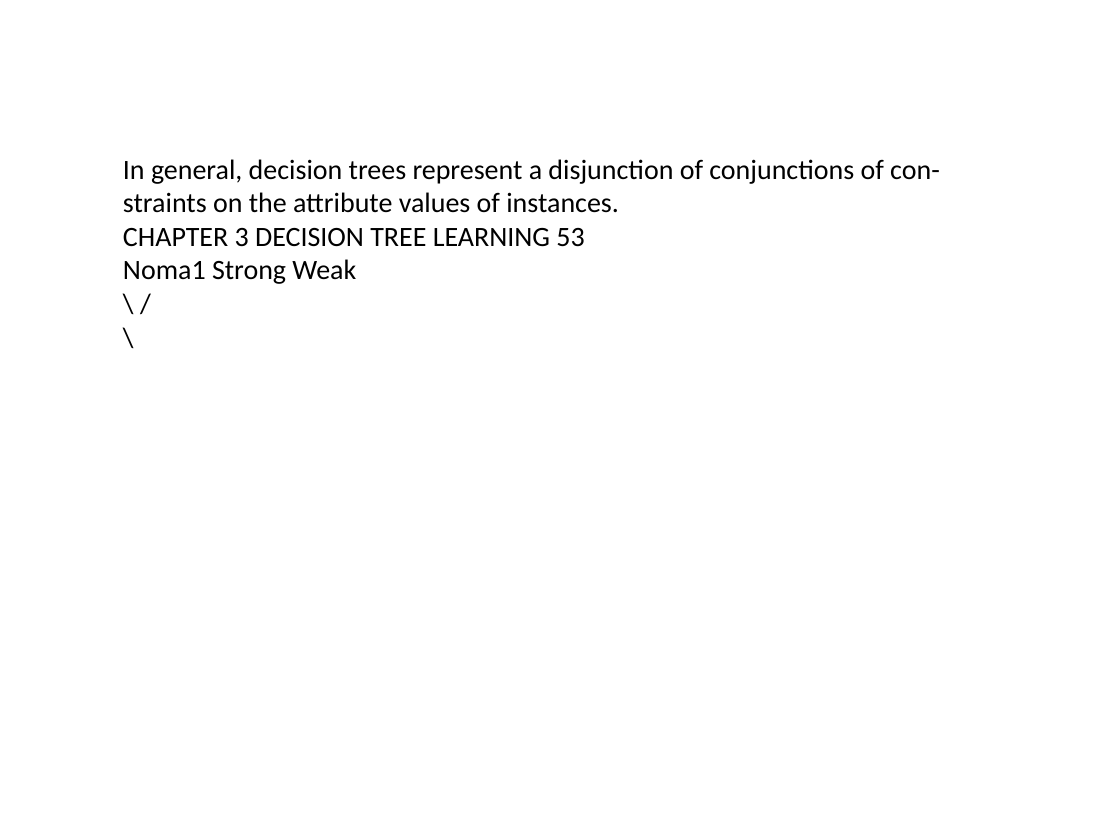
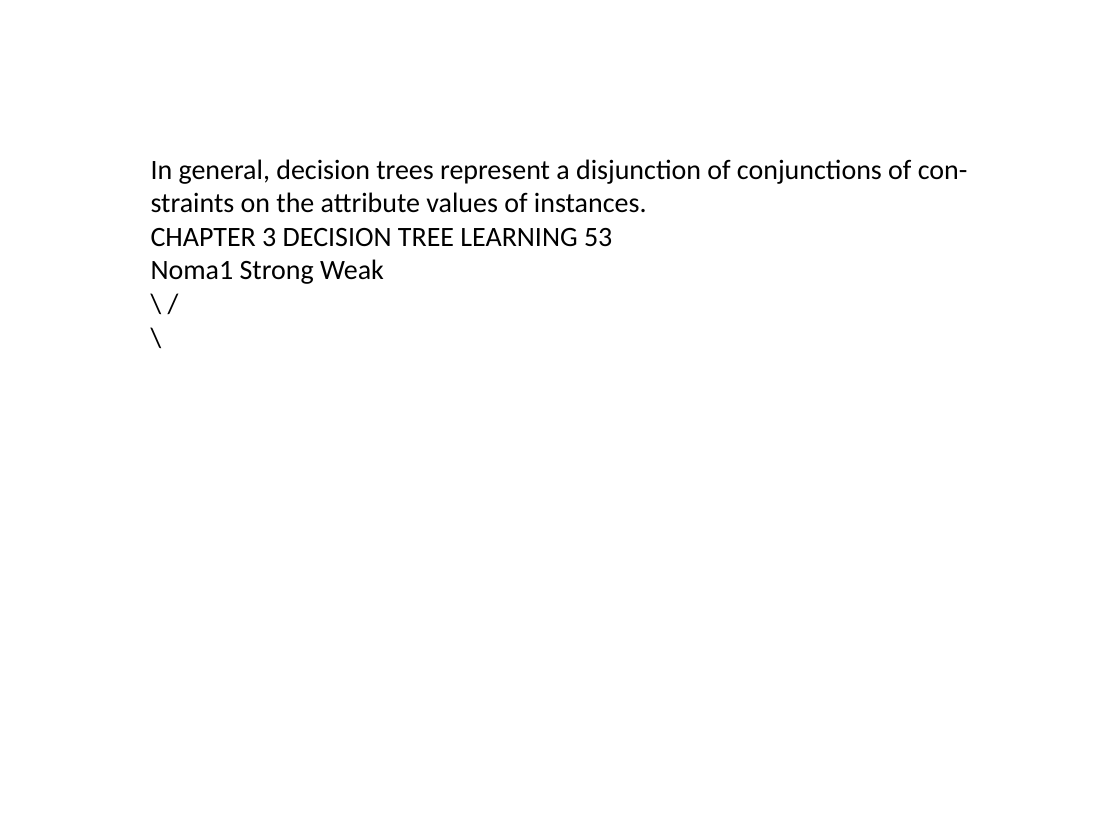
Before and after one commit to sai8151/EduFusion, a slide deck: slide 57 of output.pptx. Drawn at 1120x840 pixels with LibreOffice and Linux fonts; fonts in the diff are those of the drawing. Boxes give left, top, right and bottom in pixels: in the first picture for what was removed or moved away, otherwise in the second. Text is boxed around its words. In the diff, an @@ line names an element or a change of style, - is before the commit and + after.

```diff
--- a/output.pptx
+++ b/output.pptx
@@ text "In general, decision trees represent ...": place and size @@
-text "In general, decision trees represent ..." at <box>123,159,940,284</box>
+text "In general, decision trees represent ..." at <box>151,159,968,284</box>
```
Also in this commit, not shown: 62 other slides changed.
